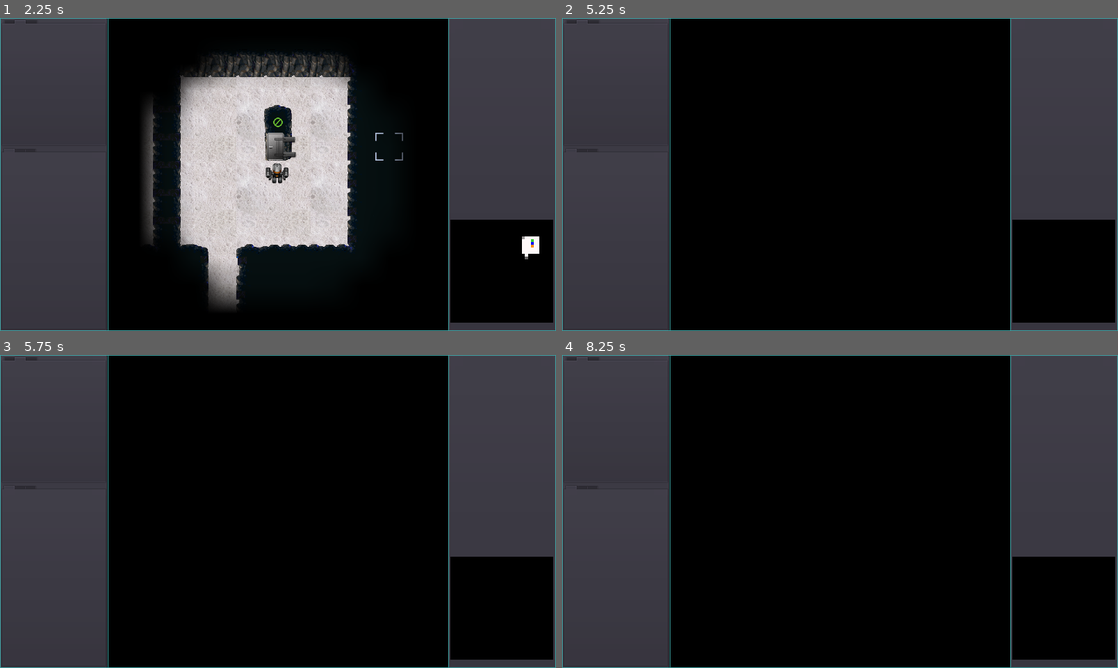
Above: before the commit, frames 1-4 (two rows, left to right).
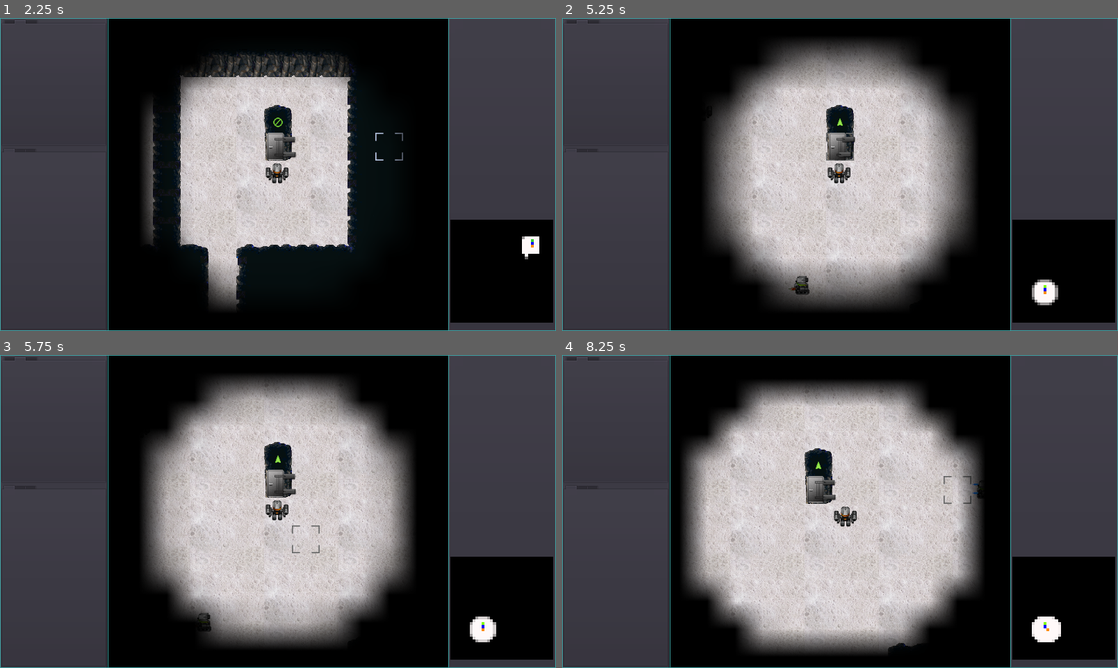
Above: after the commit, the same moments.

Repository: sarrowsmith/quasidroid
Game: Godot game, scene res://Main.tscn
Two runs of this game, one before a commit and one after it. Both use one fixed random seed, a clock stepped at 60 frames per second and the inputs below. Sound files missing from this copy of the repository are replaced by a short silence.
Inputs (mouse positions are in pixels of both pictures, inside the frame that each line leads up to):
- Up to frame 1 (2.25 s): click (294, 165) at 0.52 s; type "12" at 0.6 s; click "New from Seed" at 1.25 s; tap Enter at 2 s; move the mouse to (400, 158) at 2.02 s; tap R at 2.1 s; click (400, 158) at 2.17 s
- Up to frame 2 (5.25 s): tap Space at 2.27, 3.02, 4.52 s; tap Delete (map_reset) at 2.75 s; move the mouse to (728, 190) at 2.77 s; hold S 2.78-3.53 s; tap Q at 2.85 s; move the mouse to (895, 105) at 3.52 s; tap F at 3.6 s; move the mouse to (812, 237) at 4.27 s; tap U at 4.35 s; click (812, 237) at 4.42 s; move the mouse to (1006, 221) at 5.02 s; hold S from 5.03 s (still down); tap O at 5.1 s
- Up to frame 3 (5.75 s): keep holding S; tap Space at 5.27 s; tap Backspace (cursor_reset) at 5.65 s
- Up to frame 4 (8.25 s): move the mouse to (673, 464) at 5.77 s; tap P at 5.85 s; tap Space at 6.02, 7.52 s; tap Backspace (cursor_reset) at 6.5 s; move the mouse to (867, 511) at 6.52 s; tap R at 6.6 s; click (867, 511) at 6.67 s; tap Delete (map_reset) at 7.25 s; move the mouse to (756, 433) at 7.27 s; release S at 7.28 s; tap Q at 7.35 s; move the mouse to (962, 495) at 8.02 s; tap F at 8.1 s

Frame 1 is identical in both runs. In frame 2, 34% of the frame differs, in the area x 25-90%, y 7-93%; in frame 3, 36%; in frame 4, 40%, in the area x 21-90%, y 8-96%.

Commit message:
Improved cursor behaviour

Diff:
--- a/Main.gd
+++ b/Main.gd
@@ -409,7 +409,6 @@
 		if view_mode == ViewMode.FREE:
 			view_mode = ViewMode.RESET
 	else:
-		print(OS.get_ticks_msec())
 		game_over(LOSE, "You have been deactivated!")
 
 
--- a/robots/Player.gd
+++ b/robots/Player.gd
@@ -101,19 +101,20 @@
 		return
 	var location_type = level.location_type(level.cursor.location)
 	var distance_squared = location.distance_squared_to(level.cursor.location)
-	var in_range = distance_squared <= moves * moves
+	var in_range = stats.stats.speed > 0 and distance_squared <= moves * moves
+	var adjacent = stats.stats.speed == 0 and distance_squared == 1
 	match location_type:
 		Level.LIFT:
 			var lift = level.lift_at(level.cursor.location)
 			if lift and lift.state != Lift.LOCKED:
 				location_type = Level.PLAYER
 		Level.FLOOR, Level.ACCESS:
-			if in_range:
+			if in_range or adjacent and location_type == Level.ACCESS:
 				location_type = Level.PLAYER
 		Level.ROGUE:
 			var rogue = level.rogue_at(level.cursor.location)
 			if rogue and rogue.get_state() == DEAD:
-				location_type = Level.PLAYER if (in_range or (stats.stats.speed == 0 and distance_squared == 1)) else Level.ACCESS
+				location_type = Level.PLAYER if (in_range or adjacent) else Level.ACCESS
 			elif location.x == level.cursor.location.x or location.y == level.cursor.location.y:
 				if location.distance_squared_to(level.cursor.location) > 1:
 					if weapons.get_range() > 1:
@@ -131,6 +132,8 @@
 						location_type = Level.ACCESS
 			else:
 				location_type = Level.ACCESS
+	if location_type == Level.PLAYER and moves < 1:
+		location_type = Level.FLOOR
 	level.cursor.set_mode(cursor_types[location_type])
 
 
--- a/robots/Robot.gd
+++ b/robots/Robot.gd
@@ -205,7 +205,7 @@
 	if target == Vector2.ZERO:
 		target = target()
 	if really:
-		moves -= ceil(location.distance_to(target))
+		moves -= max(1, ceil(location.distance_to(target)))
 	var target_type = level.location_type(target)
 	match target_type:
 		Level.FLOOR:
